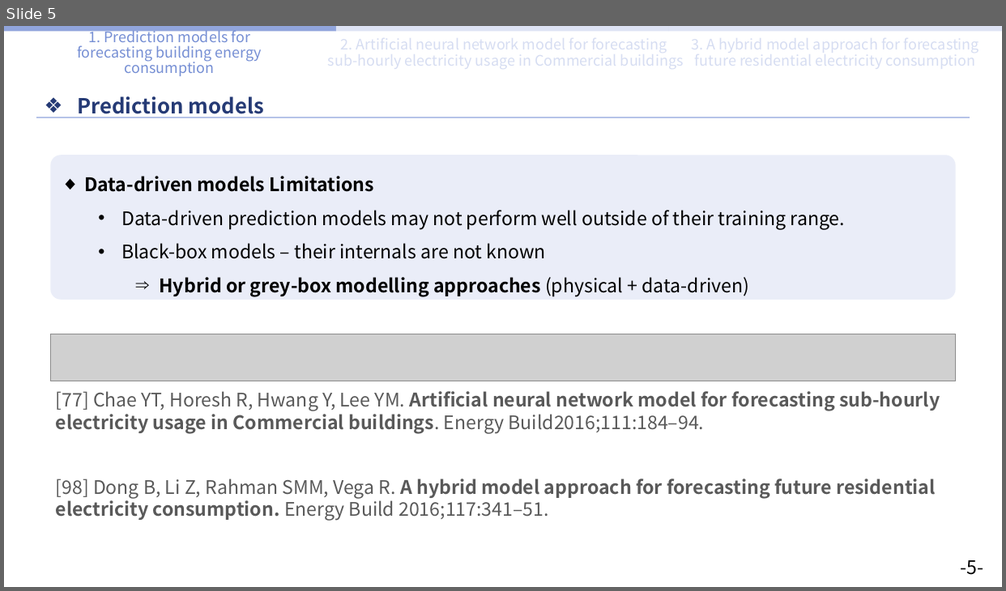
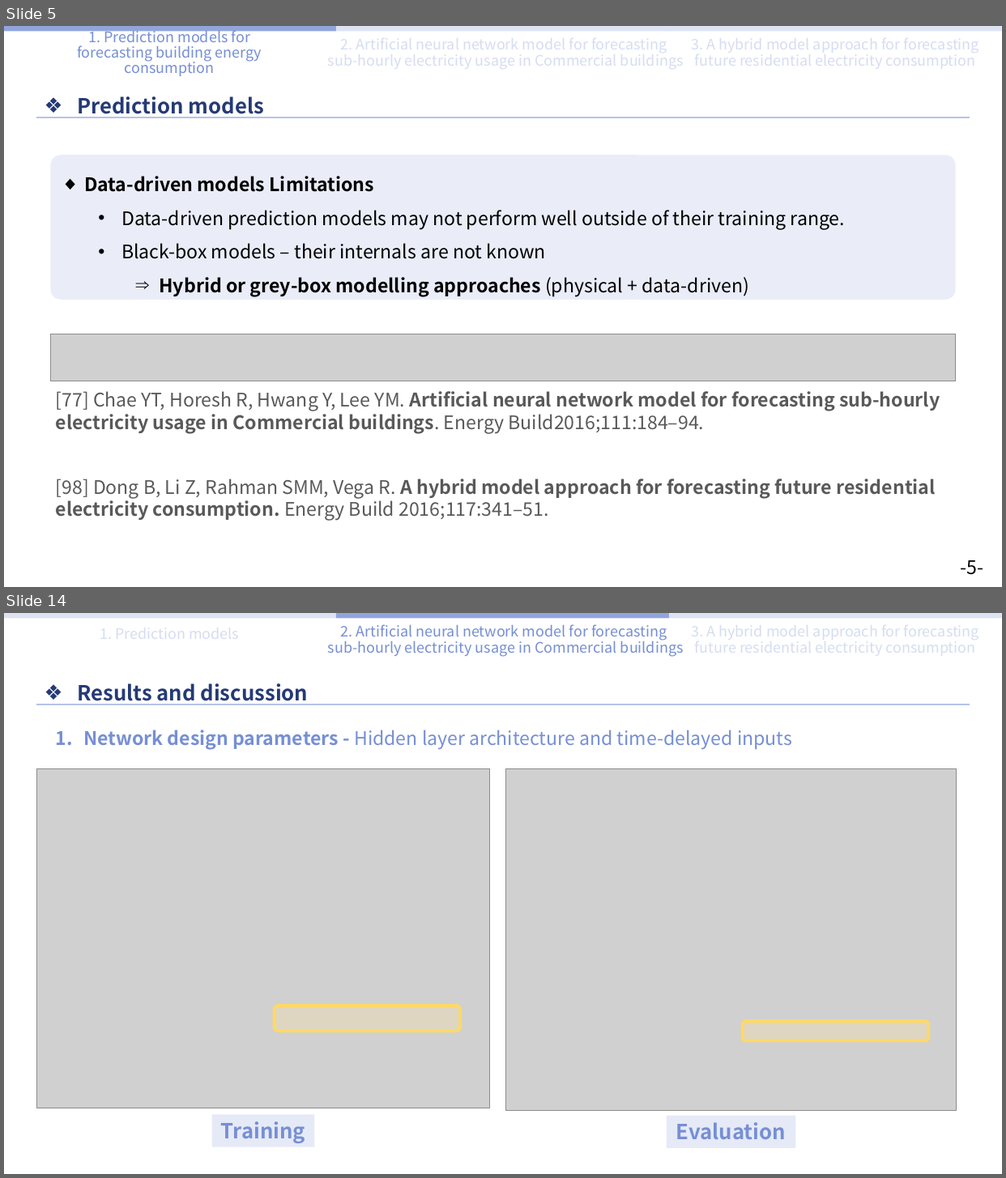
Before and after one commit to sohee98/2022-1st-Course, a slide deck: AI Applications/Literature study 발표/Literature study PPT-SoheeKim.pptx. Shown one above the other, each under a label of ours: slide 5 before the commit, slides 5 and 14 after it; the slides between them are not shown. The pictures are 1006x591 and 1006x1178 pixels, drawn with LibreOffice and Linux fonts; fonts in the diff are those of the drawing; grey boxes stand for pictures. Boxes give left, top, right and bottom in pixels: in the first picture for what was removed or moved away, otherwise in the second. Text is boxed around its words. In the diff, an @@ line names an element or a change of style, - is before the commit and + after.

```diff
--- a/AI Applications/Literature study 발표/Literature study PPT-SoheeKim.pptx
+++ b/AI Applications/Literature study 발표/Literature study PPT-SoheeKim.pptx
@@ slide 14 added at (4, 613, 1002, 1174), background #FFFFFF @@
@@ rectangle added at (4, 613, 336, 618), fill #D6DDF2 at 80% opacity @@
@@ text added at (328, 624, 684, 657), 14 pt, text #768FD4 @@
+2. Artificial neural network model for forecasting
+sub-hourly electricity usage in Commercial buildings
@@ rectangle added at (336, 613, 670, 618), fill #768FD4 at 80% opacity @@
@@ rectangle added at (669, 613, 1002, 618), fill #D6DDF2 at 80% opacity @@
@@ text added at (77, 683, 309, 705), 20 pt, text #253A75, bold @@
+❖ Results and discussion
@@ line added from (37, 705) to (970, 705), #B6C3E8 1.5 pt @@
@@ text added at (83, 730, 792, 750), 18 pt, text #768FD4 @@
+1. Network design parameters - Hidden layer architecture and time-delayed inputs
@@ picture added at (37, 769, 490, 1109) @@
@@ picture added at (505, 769, 957, 1112) @@
@@ rounded rectangle added at (275, 1006, 460, 1032), fill #FFE69F at 30% opacity, outline #FFD966 3 pt @@
@@ rounded rectangle added at (743, 1022, 928, 1041), fill #FFE69F at 30% opacity, outline #FFD966 3 pt @@
@@ rectangle added at (212, 1114, 315, 1148), fill #D6DDF2 at 60% opacity, 20 pt, text #768FD4, bold @@
+Training
@@ rectangle added at (667, 1116, 796, 1149), fill #D6DDF2 at 60% opacity, 20 pt, text #768FD4, bold @@
+Evaluation
```
Also in this commit, not shown: 8 slides changed, 8 other slides added.
